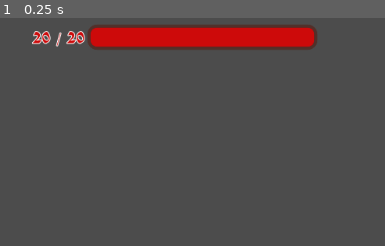
Above: before the commit, frame 1.
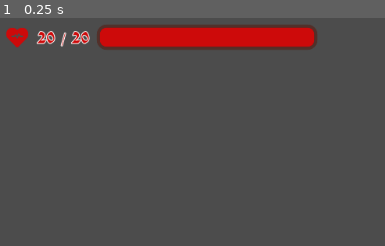
Above: after the commit, the same moment.

Repository: Maaack/Battle-Deck-Energy
Game: Godot game, scene res://Scenes/Main.tscn
Two runs of this game, one before a commit and one after it. Both use one fixed random seed, a clock stepped at 60 frames per second and the inputs below.
Inputs:
- Up to frame 1 (0.25 s): no input
The pictures show only the part of the screen within x 0-50%, y 0-50%; the shares and areas given below are measured in that part.

The runs differ from the first frame. In frame 1, 1.3% of the frame differs, in the area x 1-28%, y 3-15%.

Commit message:
BATL-01: Adds heart icon to health meter. Adds heart and shield assets. Removes unneeded theme from health meter.

Diff:
--- a/Scenes/HUD/HealthMeter/HealthMeter.tscn
+++ b/Scenes/HUD/HealthMeter/HealthMeter.tscn
@@ -1,7 +1,7 @@
 [gd_scene load_steps=6 format=2]
 
 [ext_resource path="res://Themes/StyleBoxes/EndTurn/EndTurnNormalStyleBox.tres" type="StyleBox" id=1]
-[ext_resource path="res://Themes/Meters.tres" type="Theme" id=2]
+[ext_resource path="res://Assets/Sourced/Icons/GlyphsterUnlimited/1x/medical_healthcare_heart.png" type="Texture" id=2]
 [ext_resource path="res://Themes/StyleBoxes/Meters/HealthMeterStyleBox.tres" type="StyleBox" id=3]
 [ext_resource path="res://Themes/Fonts/morris_roman_24_outline_1.tres" type="DynamicFont" id=4]
 [ext_resource path="res://Scenes/HUD/HealthMeter/HealthMeter.gd" type="Script" id=5]
@@ -10,7 +10,6 @@
 margin_right = 400.0
 margin_bottom = 25.0
 rect_min_size = Vector2( 400, 32 )
-theme = ExtResource( 2 )
 script = ExtResource( 5 )
 __meta__ = {
 "_edit_use_anchors_": false
@@ -19,18 +18,22 @@
 [node name="HBoxContainer" type="HBoxContainer" parent="."]
 anchor_right = 1.0
 anchor_bottom = 1.0
+custom_constants/separation = 10
 __meta__ = {
 "_edit_use_anchors_": false
 }
 
 [node name="TextureRect" type="TextureRect" parent="HBoxContainer"]
+modulate = Color( 0.803922, 0.0392157, 0.0392157, 1 )
 margin_right = 32.0
 margin_bottom = 32.0
 rect_min_size = Vector2( 32, 32 )
+texture = ExtResource( 2 )
+stretch_mode = 4
 
 [node name="HealthLabel" type="Label" parent="HBoxContainer"]
-margin_left = 36.0
-margin_right = 102.0
+margin_left = 42.0
+margin_right = 108.0
 margin_bottom = 32.0
 size_flags_vertical = 1
 custom_fonts/font = ExtResource( 4 )
@@ -39,7 +42,7 @@
 valign = 1
 
 [node name="HealthBar" type="ProgressBar" parent="HBoxContainer"]
-margin_left = 106.0
+margin_left = 118.0
 margin_right = 400.0
 margin_bottom = 32.0
 size_flags_horizontal = 3
--- a/Themes/Meters.tres
+++ /dev/null
@@ -1,8 +0,0 @@
-[gd_resource type="Theme" load_steps=3 format=2]
-
-[ext_resource path="res://Themes/StyleBoxes/GrayStyleBox.tres" type="StyleBox" id=1]
-[ext_resource path="res://Themes/Fonts/markazi_text_20pt.tres" type="DynamicFont" id=2]
-
-[resource]
-default_font = ExtResource( 2 )
-Panel/styles/panel = ExtResource( 1 )
Binary file added: Assets/Sourced/Icons/GlyphsterUnlimited/1x/medical_healthcare_heart.png
Not shown, added: Assets/Sourced/Icons/GlyphsterUnlimited/1x/medical_healthcare_heart.png.import
Binary file added: Assets/Sourced/Icons/GlyphsterUnlimited/1x/security_protection_shield.png
Not shown, added: Assets/Sourced/Icons/GlyphsterUnlimited/1x/security_protection_shield.png.import
Binary file added: Assets/Sourced/Icons/GlyphsterUnlimited/2x/medical_healthcare_heart.png
Not shown, added: Assets/Sourced/Icons/GlyphsterUnlimited/2x/medical_healthcare_heart.png.import
Binary file added: Assets/Sourced/Icons/GlyphsterUnlimited/2x/security_protection_shield.png
Not shown, added: Assets/Sourced/Icons/GlyphsterUnlimited/2x/security_protection_shield.png.import
Binary file added: Assets/Sourced/Icons/LineHeroUnlimited/Medium/medical_healthcare_heart.png
Not shown, added: Assets/Sourced/Icons/LineHeroUnlimited/Medium/medical_healthcare_heart.png.import
Binary file added: Assets/Sourced/Icons/LineHeroUnlimited/Medium/security_and_protection_shield.png
Not shown, added: Assets/Sourced/Icons/LineHeroUnlimited/Medium/security_and_protection_shield.png.import
(and 4 more such lines)
